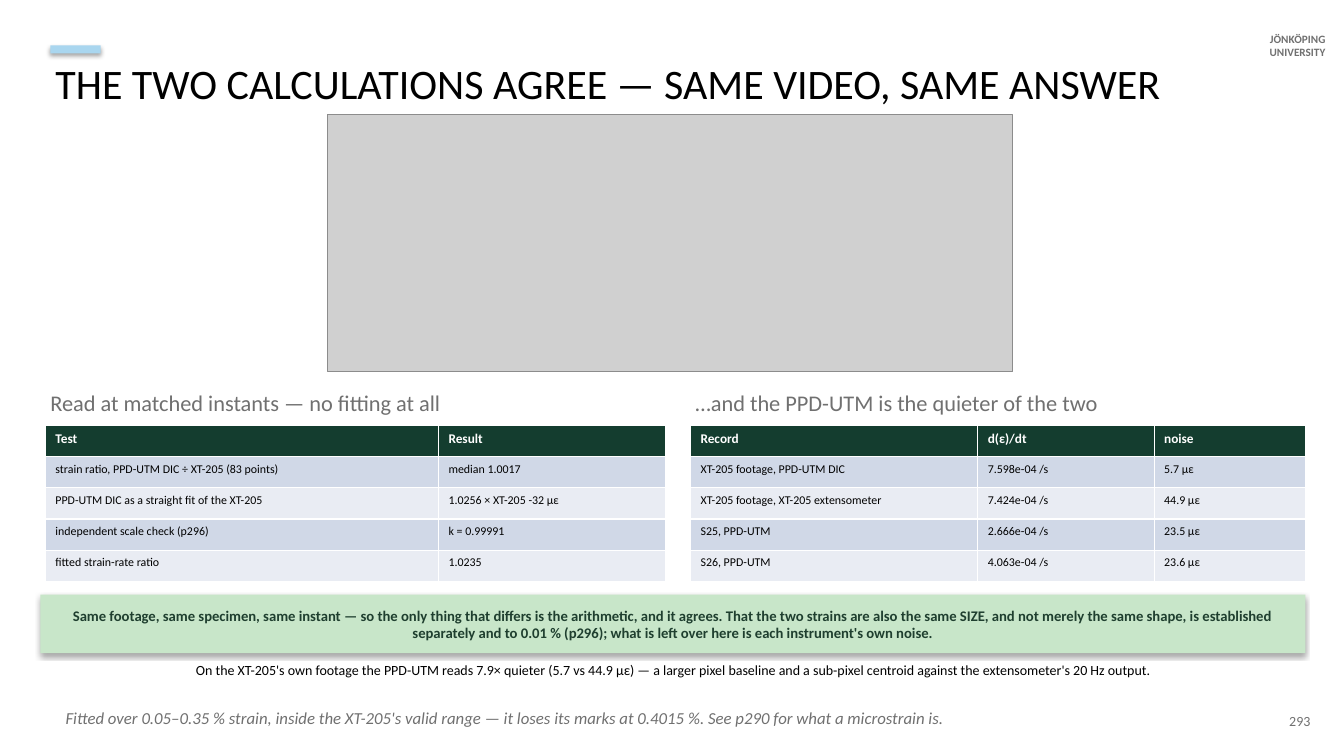
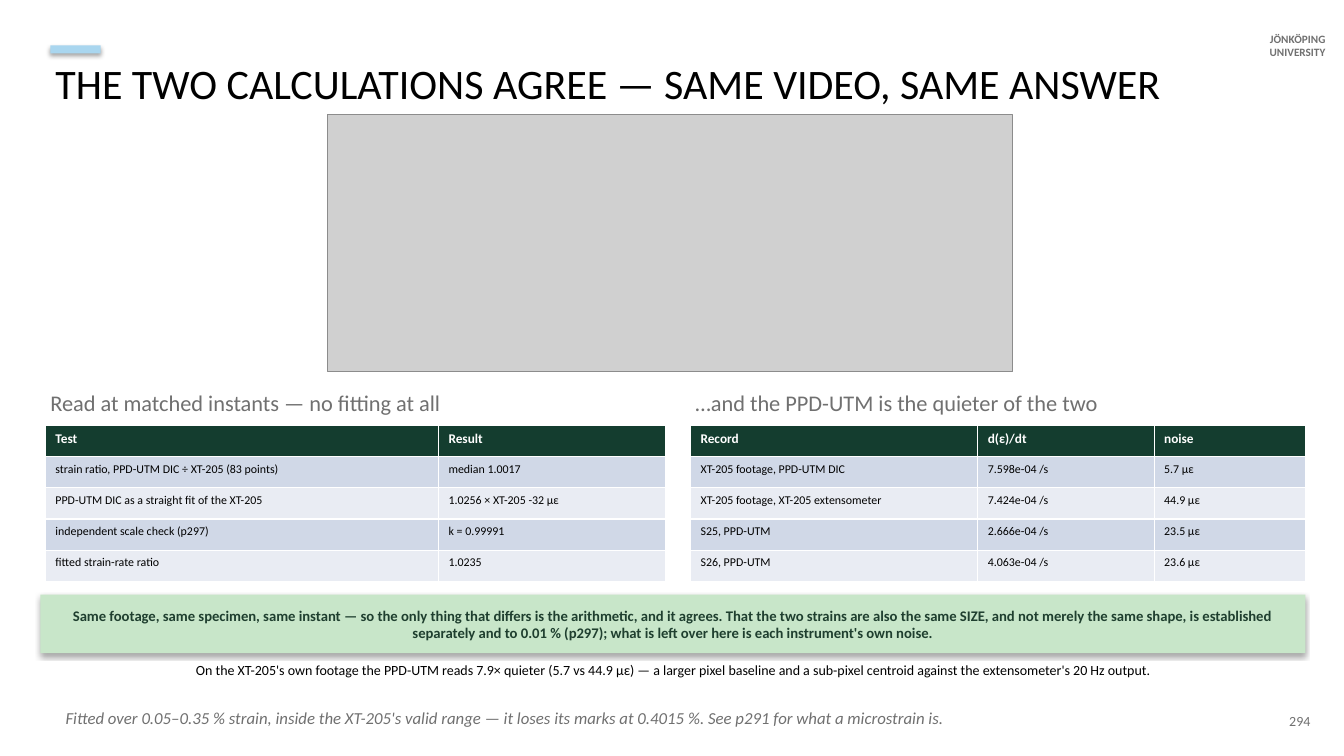
Before and after one commit to AdithyaSivakumar-3/UTM, a slide deck: slide 154 of documentation/decks/V6a_8_6_20_slides.pptx (slide 153 before the commit). Drawn at 1344x756 pixels with LibreOffice and Linux fonts; fonts in the diff are those of the drawing; grey boxes stand for pictures. Boxes give left, top, right and bottom in pixels: in the first picture for what was removed or moved away, otherwise in the second. Text is boxed around its words. In the diff, an @@ line names an element or a change of style, - is before the commit and + after.

```diff
--- a/documentation/decks/V6a_8_6_20_slides.pptx
+++ b/documentation/decks/V6a_8_6_20_slides.pptx
@@ table at (45,425,665,582) @@
-row 4, column 1: independent scale check (p296)
+row 4, column 1: independent scale check (p297)
@@ text in rectangle at (73,610,1271,641): text changed @@
-Same footage, same specimen, same instant — so the only thing that differs is the arithmetic, and it agrees. That the two strains are also the same SIZE, and not merely the same shape, is established separately and to 0.01 % (p296); what is left over here is each instrument's own noise.
+Same footage, same specimen, same instant — so the only thing that differs is the arithmetic, and it agrees. That the two strains are also the same SIZE, and not merely the same shape, is established separately and to 0.01 % (p297); what is left over here is each instrument's own noise.
@@ text at (66,712,943,727): text changed @@
-Fitted over 0.05–0.35 % strain, inside the XT-205's valid range — it loses its marks at 0.4015 %. See p290 for what a microstrain is.
+Fitted over 0.05–0.35 % strain, inside the XT-205's valid range — it loses its marks at 0.4015 %. See p291 for what a microstrain is.
@@ text at (1289,717,1310,726): text changed @@
-293
+294
```
Also in this commit, not shown: 62 other slides changed, 1 slide added, 8 other files.
